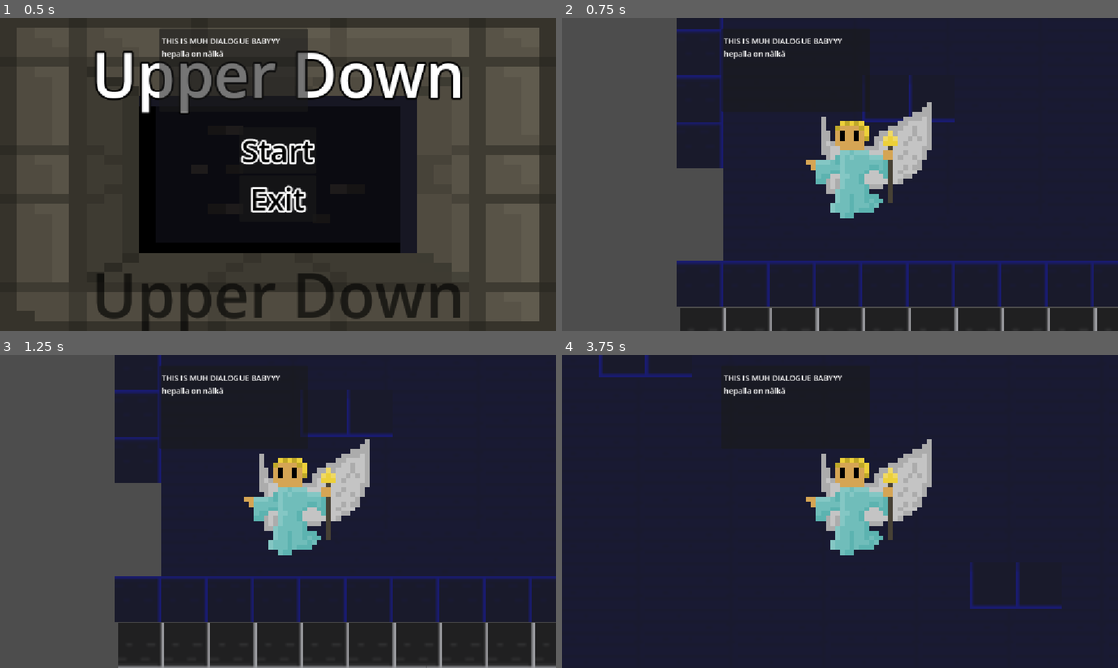
Above: before the commit, frames 1-4 (two rows, left to right).
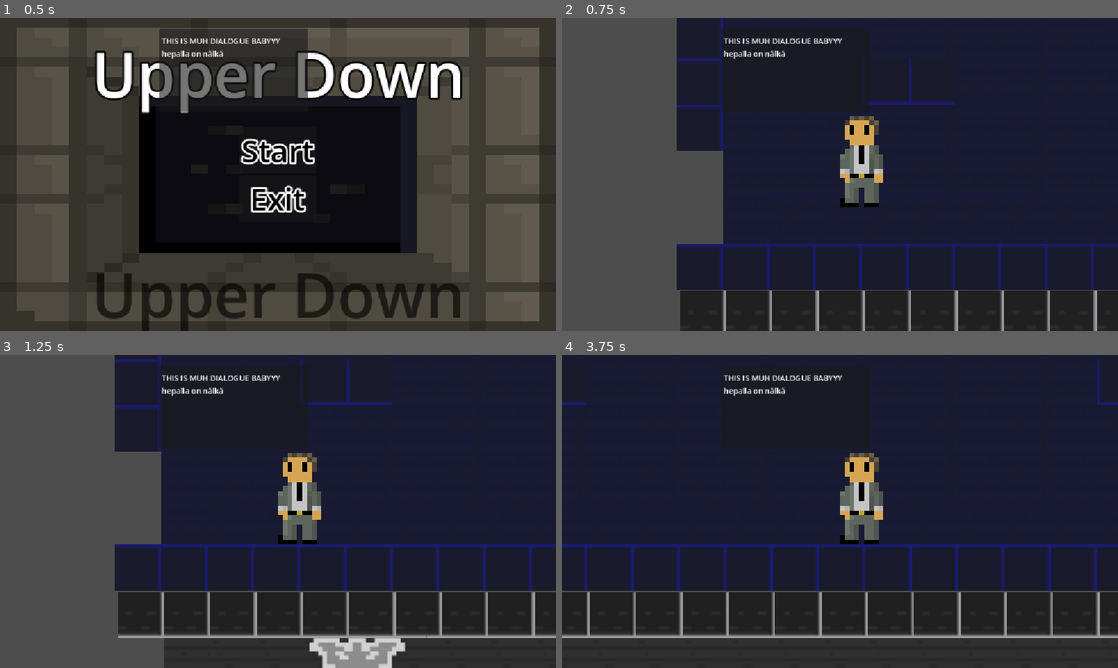
Above: after the commit, the same moments.

Repository: Masashi86fi/UpperDownAsmGameJam26
Game: Godot game, scene res://Nodes/UI/main_menu.tscn
Two runs of this game, one before a commit and one after it. Both use one fixed random seed, a clock stepped at 60 frames per second and the inputs below.
Inputs:
- Up to frame 1 (0.5 s): no input
- Up to frame 2 (0.75 s): click "Start" at 0.5 s
- Up to frame 3 (1.25 s): no input
- Up to frame 4 (3.75 s): tap Enter (ui_accept) at 1.25 s; hold D (right) 1.28-2.78 s; tap W (jump) at 1.35, 1.52, 1.82, 2.27, 2.3, 2.57, 2.85 s; tap Space (swap) at 2.1, 3.6 s; hold A (left) 2.78-3.53 s; hold D (right) from 3.53 s (still down)

Frame 1 is identical in both runs. In frame 2, 9.1% of the frame differs, in the area x 20-100%, y 3-93%; in frame 3, 14%, in the area x 20-100%, y 1-100%; in frame 4, 10%.

Commit message:
väliaika push
väliaika push

Diff:
--- a/upper-down-asm-game-jam-26/Nodes/Character/player.tscn
+++ b/upper-down-asm-game-jam-26/Nodes/Character/player.tscn
@@ -3,6 +3,7 @@
 [ext_resource type="Script" uid="uid://do0d5ec5xh75r" path="res://Nodes/TestStuffi/playerController.gd" id="1_y2ysq"]
 [ext_resource type="Script" uid="uid://bd42p7b5q2fgu" path="res://Nodes/TestStuffi/lightCharacterController.gd" id="2_jysgi"]
 [ext_resource type="Texture2D" uid="uid://dhaev7o8q24q0" path="res://Resources/Graphics/AngelTest.png" id="3_63n12"]
+[ext_resource type="Texture2D" uid="uid://cy0xf3bfss2dk" path="res://Resources/Graphics/HumanVariant01.png" id="3_jysgi"]
 [ext_resource type="Script" uid="uid://djngir2nloevi" path="res://Nodes/TestStuffi/darkCharacterController.gd" id="4_3haui"]
 
 [sub_resource type="RectangleShape2D" id="RectangleShape2D_mqixm"]
@@ -17,13 +18,19 @@
 position = Vector2(334, 161)
 scale = Vector2(5, 5)
 script = ExtResource("2_jysgi")
+acceleration = 400
+deceleration = 350
+gravity = 920
+jump_force = 540
 
 [node name="LightSprite" type="Sprite2D" parent="LightPlayer" unique_id=1684322389]
-position = Vector2(10, -10)
-texture = ExtResource("3_63n12")
+texture_filter = 1
+position = Vector2(10, -18.400002)
+scale = Vector2(1.5, 1.5)
+texture = ExtResource("3_jysgi")
 
 [node name="CollisionShape2D" type="CollisionShape2D" parent="LightPlayer" unique_id=1962381053]
-position = Vector2(8.300003, -2.7999992)
+position = Vector2(8.000003, -1.9999993)
 scale = Vector2(0.99999976, 0.99999976)
 shape = SubResource("RectangleShape2D_mqixm")
 
--- /dev/null
+++ b/upper-down-asm-game-jam-26/Nodes/Main/main.tscn
@@ -0,0 +1,84 @@
+[gd_scene format=3 uid="uid://cxet8narhqa0h"]
+
+[ext_resource type="PackedScene" uid="uid://dqhlswp7xb4on" path="res://Resources/Graphics/room_demo.tscn" id="1_kpcsv"]
+[ext_resource type="Script" uid="uid://dn55slrbaxs0x" path="res://Nodes/TestStuffi/door.gd" id="2_t6r20"]
+[ext_resource type="Texture2D" uid="uid://digth438efsft" path="res://Resources/Graphics/testMarioBlockGround.png" id="3_gv2ii"]
+[ext_resource type="PackedScene" uid="uid://bdxqmk3ggqmtf" path="res://Nodes/TestStuffi/keyholetriggerNode.tscn" id="4_2iqyd"]
+[ext_resource type="PackedScene" uid="uid://rjon7o6cr0k7" path="res://Nodes/Character/player.tscn" id="5_pgvy0"]
+[ext_resource type="SpriteFrames" uid="uid://ql0oexf2gx3w" path="res://Resources/Animations/testFrames.tres" id="6_divhs"]
+[ext_resource type="PackedScene" uid="uid://bqnjx857fx602" path="res://Resources/Audio/AudioManager.tscn" id="7_pfbw7"]
+
+[sub_resource type="RectangleShape2D" id="RectangleShape2D_ydtrf"]
+size = Vector2(120, 240)
+
+[node name="Main" type="Node2D" unique_id=2023976824]
+
+[node name="Level" type="Node2D" parent="." unique_id=1508670684]
+
+[node name="RoomDemo" parent="Level" unique_id=1580834023 instance=ExtResource("1_kpcsv")]
+position = Vector2(-2, 427)
+scale = Vector2(3, 3)
+
+[node name="Door" type="Node2D" parent="Level/RoomDemo" unique_id=1851917246]
+position = Vector2(375.66666, -57.333344)
+scale = Vector2(0.33333334, 0.33333334)
+script = ExtResource("2_t6r20")
+metadata/_edit_group_ = true
+
+[node name="StaticBody2D" type="StaticBody2D" parent="Level/RoomDemo/Door" unique_id=1740075553]
+
+[node name="Sprite2D" type="Sprite2D" parent="Level/RoomDemo/Door/StaticBody2D" unique_id=1732378979]
+scale = Vector2(0.1, 0.20166662)
+texture = ExtResource("3_gv2ii")
+
+[node name="CollisionShape2D" type="CollisionShape2D" parent="Level/RoomDemo/Door/StaticBody2D" unique_id=876301120]
+shape = SubResource("RectangleShape2D_ydtrf")
+
+[node name="FlippedWorld" type="Node2D" parent="Level" unique_id=1990846937]
+position = Vector2(-95, 799)
+scale = Vector2(1, -1)
+
+[node name="RoomDemo2" parent="Level/FlippedWorld" unique_id=276295471 instance=ExtResource("1_kpcsv")]
+position = Vector2(96, 371)
+scale = Vector2(3, 3)
+isDark = true
+
+[node name="KeyholeTrigger" parent="Level/FlippedWorld/RoomDemo2" unique_id=1728277272 node_paths=PackedStringArray("doorReference") instance=ExtResource("4_2iqyd")]
+position = Vector2(414, -104.66667)
+scale = Vector2(0.33333334, -0.33333334)
+doorReference = NodePath("../../../RoomDemo/Door")
+
+[node name="Player" parent="." unique_id=191039957 instance=ExtResource("5_pgvy0")]
+position = Vector2(0, 207)
+scale = Vector2(0.5, 0.5)
+
+[node name="LightSprite" parent="Player/LightPlayer" parent_id_path=PackedInt32Array(191039957, 1462959315) index="0" unique_id=1684322389]
+scale = Vector2(2, 2)
+
+[node name="CollisionShape2D" parent="Player/LightPlayer" parent_id_path=PackedInt32Array(191039957, 1462959315) index="1" unique_id=1962381053]
+position = Vector2(9.200003, 5.8)
+
+[node name="AnimatedSprite2D" type="AnimatedSprite2D" parent="Player/DarkPlayer" parent_id_path=PackedInt32Array(191039957, 1537752864) index="0" unique_id=1660764252]
+position = Vector2(10.799995, -10.200001)
+scale = Vector2(0.6, 0.6)
+sprite_frames = ExtResource("6_divhs")
+animation = &"idle"
+
+[node name="DarkSprite" parent="Player/DarkPlayer" parent_id_path=PackedInt32Array(191039957, 1537752864) index="1" unique_id=1106344889]
+visible = false
+
+[node name="CurrentItem" parent="Player/DarkPlayer/DarkSprite" index="0" unique_id=747600886]
+visible = false
+
+[node name="CollisionShape2D" parent="Player/DarkPlayer" parent_id_path=PackedInt32Array(191039957, 1537752864) index="2" unique_id=326632727]
+position = Vector2(10.800001, 8.999998)
+
+[node name="Camera2D" parent="Player" index="2" unique_id=555690143]
+scale = Vector2(3, 3)
+zoom = Vector2(2, 2)
+
+[node name="Ghost" type="Node2D" parent="." unique_id=611432385]
+
+[node name="AudioManager" parent="." unique_id=16757329 instance=ExtResource("7_pfbw7")]
+
+[editable path="Player"]
--- a/upper-down-asm-game-jam-26/Nodes/TestStuffi/door.gd
+++ b/upper-down-asm-game-jam-26/Nodes/TestStuffi/door.gd
@@ -1,4 +1,4 @@
-extends Control
+extends Node2D
 
 @onready var doorSprite = $StaticBody2D/Sprite2D
 @onready var doorCollision = $StaticBody2D/CollisionShape2D
--- a/upper-down-asm-game-jam-26/Nodes/TestStuffi/keyholeTrigger.gd
+++ b/upper-down-asm-game-jam-26/Nodes/TestStuffi/keyholeTrigger.gd
@@ -1,7 +1,7 @@
 extends Area2D
 
 @onready var collision = $CollisionShape2D
-@export var doorReference: Control
+@export var doorReference: Node2D
 @export var itemRequired: String
 
 func _on_body_entered(body):
--- /dev/null
+++ b/upper-down-asm-game-jam-26/Nodes/TestStuffi/pickup_item_area_2d.tscn
@@ -0,0 +1,19 @@
+[gd_scene format=3 uid="uid://bx6ncqcubf0pq"]
+
+[ext_resource type="Script" uid="uid://ck1iyjj67x7c0" path="res://Nodes/TestStuffi/pickupItem.gd" id="1_kf1gy"]
+[ext_resource type="Texture2D" uid="uid://digth438efsft" path="res://Resources/Graphics/testMarioBlockGround.png" id="2_ab21e"]
+
+[sub_resource type="RectangleShape2D" id="RectangleShape2D_g34su"]
+
+[node name="PickupItem_Area2D" type="Area2D" unique_id=35632330]
+scale = Vector2(0.060833335, 0.060833335)
+script = ExtResource("1_kf1gy")
+itemName = "Key"
+
+[node name="ItemSprite" type="Sprite2D" parent="." unique_id=1346901381]
+texture = ExtResource("2_ab21e")
+
+[node name="CollisionShape2D" type="CollisionShape2D" parent="." unique_id=1585562599]
+shape = SubResource("RectangleShape2D_g34su")
+
+[connection signal="body_entered" from="." to="." method="_on_body_entered"]
--- a/upper-down-asm-game-jam-26/Nodes/ToinenTestSceneNode.tscn
+++ b/upper-down-asm-game-jam-26/Nodes/ToinenTestSceneNode.tscn
@@ -1,16 +1,14 @@
 [gd_scene format=3 uid="uid://bs8mmfyfpjtt"]
 
 [ext_resource type="Texture2D" uid="uid://digth438efsft" path="res://Resources/Graphics/testMarioBlockGround.png" id="1_50gm7"]
+[ext_resource type="PackedScene" uid="uid://bx6ncqcubf0pq" path="res://Nodes/TestStuffi/pickup_item_area_2d.tscn" id="2_w0y8m"]
 [ext_resource type="Texture2D" uid="uid://c0ne17va5x3p0" path="res://icon.svg" id="2_wdca5"]
 [ext_resource type="PackedScene" uid="uid://d2wskmawp7ls" path="res://Nodes/TestStuffi/DialogueTriggerNode.tscn" id="3_wdca5"]
-[ext_resource type="Script" uid="uid://ck1iyjj67x7c0" path="res://Nodes/TestStuffi/pickupItem.gd" id="4_8w2go"]
 [ext_resource type="Script" uid="uid://ca10mo6mumqrx" path="res://Nodes/TestStuffi/keyholeTrigger.gd" id="5_3cjje"]
 [ext_resource type="PackedScene" uid="uid://rjon7o6cr0k7" path="res://Nodes/Character/player.tscn" id="6_w0y8m"]
 
 [sub_resource type="RectangleShape2D" id="RectangleShape2D_ydtrf"]
 size = Vector2(120, 240)
-
-[sub_resource type="RectangleShape2D" id="RectangleShape2D_g34su"]
 
 [sub_resource type="RectangleShape2D" id="RectangleShape2D_t1g2p"]
 size = Vector2(122, 121)
@@ -41,17 +39,8 @@
 position = Vector2(2, 0)
 shape = SubResource("RectangleShape2D_ydtrf")
 
-[node name="PickupItem_Area2D" type="Area2D" parent="Ground" unique_id=692278700]
+[node name="PickupItem_Area2D" parent="Ground" unique_id=35632330 instance=ExtResource("2_w0y8m")]
 position = Vector2(158, 520)
-scale = Vector2(0.060833335, 0.060833335)
-script = ExtResource("4_8w2go")
-itemName = "Key"
-
-[node name="ItemSprite" type="Sprite2D" parent="Ground/PickupItem_Area2D" unique_id=10887076]
-texture = ExtResource("1_50gm7")
-
-[node name="CollisionShape2D" type="CollisionShape2D" parent="Ground/PickupItem_Area2D" unique_id=1297276289]
-shape = SubResource("RectangleShape2D_g34su")
 
 [node name="StaticBody2D" type="StaticBody2D" parent="Ground" unique_id=1166645405]
 position = Vector2(115, 388)
@@ -173,10 +162,9 @@
 position = Vector2(1165, 533)
 texture = ExtResource("2_wdca5")
 
-[node name="Area2D" type="Area2D" parent="Ground/TestKeyHole" unique_id=2008809462 node_paths=PackedStringArray("doorReference", "doorCollisionReference")]
+[node name="Area2D" type="Area2D" parent="Ground/TestKeyHole" unique_id=2008809462 node_paths=PackedStringArray("doorReference")]
 script = ExtResource("5_3cjje")
 doorReference = NodePath("../../Door")
-doorCollisionReference = NodePath("../../Door/StaticBody2D/CollisionShape2D")
 itemRequired = "Key"
 
 [node name="CollisionShape2D" type="CollisionShape2D" parent="Ground/TestKeyHole/Area2D" unique_id=503308256]
@@ -196,5 +184,4 @@
 
 [node name="Player" parent="." unique_id=191039957 instance=ExtResource("6_w0y8m")]
 
-[connection signal="body_entered" from="Ground/PickupItem_Area2D" to="Ground/PickupItem_Area2D" method="_on_body_entered"]
 [connection signal="body_entered" from="Ground/TestKeyHole/Area2D" to="Ground/TestKeyHole/Area2D" method="_on_body_entered"]
--- a/upper-down-asm-game-jam-26/Nodes/UI/main_menu.gd
+++ b/upper-down-asm-game-jam-26/Nodes/UI/main_menu.gd
@@ -5,7 +5,7 @@
 @onready var exit_button: Button = $MarginContainer/HBoxContainer/VBoxContainer/ExitButton as Button
 const MAIN_MENU_THEME = preload("res://Resources/Audio/Music/Main_theme_Better_Mix.mp3")
 
-@onready var start_level=preload("res://Resources/Graphics/main.tscn") as PackedScene
+@onready var start_level=preload("res://Nodes/Main/main.tscn") as PackedScene
 
 func _ready():
 	start_button.button_down.connect(on_start_pressed)
--- a/upper-down-asm-game-jam-26/Resources/Graphics/main.tscn
+++ /dev/null
@@ -1,59 +0,0 @@
-[gd_scene format=3 uid="uid://cxet8narhqa0h"]
-
-[ext_resource type="PackedScene" uid="uid://dqhlswp7xb4on" path="res://Resources/Graphics/room_demo.tscn" id="1_ex8j2"]
-[ext_resource type="PackedScene" uid="uid://rjon7o6cr0k7" path="res://Nodes/Character/player.tscn" id="2_xt4ah"]
-[ext_resource type="SpriteFrames" uid="uid://ql0oexf2gx3w" path="res://Resources/Animations/testFrames.tres" id="3_xt4ah"]
-[ext_resource type="PackedScene" uid="uid://bqnjx857fx602" path="res://Resources/Audio/AudioManager.tscn" id="4_tg6ti"]
-
-[node name="Main" type="Node2D" unique_id=2023976824]
-
-[node name="Level" type="Node2D" parent="." unique_id=1508670684]
-
-[node name="RoomDemo" parent="Level" unique_id=1580834023 instance=ExtResource("1_ex8j2")]
-position = Vector2(-2, 427)
-scale = Vector2(3, 3)
-
-[node name="FlippedWorld" type="Node2D" parent="Level" unique_id=1990846937]
-position = Vector2(-95, 799)
-scale = Vector2(1, -1)
-
-[node name="RoomDemo2" parent="Level/FlippedWorld" unique_id=276295471 instance=ExtResource("1_ex8j2")]
-position = Vector2(96, 371)
-scale = Vector2(3, 3)
-isDark = true
-
-[node name="Player" parent="." unique_id=191039957 instance=ExtResource("2_xt4ah")]
-position = Vector2(0, 207)
-scale = Vector2(0.5, 0.5)
-
-[node name="LightSprite" parent="Player/LightPlayer" parent_id_path=PackedInt32Array(191039957, 1462959315) index="0" unique_id=1684322389]
-texture_filter = 1
-scale = Vector2(2, 2)
-
-[node name="CollisionShape2D" parent="Player/LightPlayer" parent_id_path=PackedInt32Array(191039957, 1462959315) index="1" unique_id=1962381053]
-position = Vector2(6.4000034, 10.2)
-
-[node name="AnimatedSprite2D" type="AnimatedSprite2D" parent="Player/DarkPlayer" parent_id_path=PackedInt32Array(191039957, 1537752864) index="0" unique_id=1660764252]
-position = Vector2(10.799995, -10.200001)
-scale = Vector2(0.6, 0.6)
-sprite_frames = ExtResource("3_xt4ah")
-animation = &"idle"
-
-[node name="DarkSprite" parent="Player/DarkPlayer" parent_id_path=PackedInt32Array(191039957, 1537752864) index="1" unique_id=1106344889]
-visible = false
-
-[node name="CurrentItem" parent="Player/DarkPlayer/DarkSprite" index="0" unique_id=747600886]
-visible = false
-
-[node name="CollisionShape2D" parent="Player/DarkPlayer" parent_id_path=PackedInt32Array(191039957, 1537752864) index="2" unique_id=326632727]
-position = Vector2(10.800001, 8.999998)
-
-[node name="Camera2D" parent="Player" index="2" unique_id=555690143]
-scale = Vector2(3, 3)
-zoom = Vector2(2, 2)
-
-[node name="Ghost" type="Node2D" parent="." unique_id=611432385]
-
-[node name="AudioManager" parent="." unique_id=16757329 instance=ExtResource("4_tg6ti")]
-
-[editable path="Player"]
